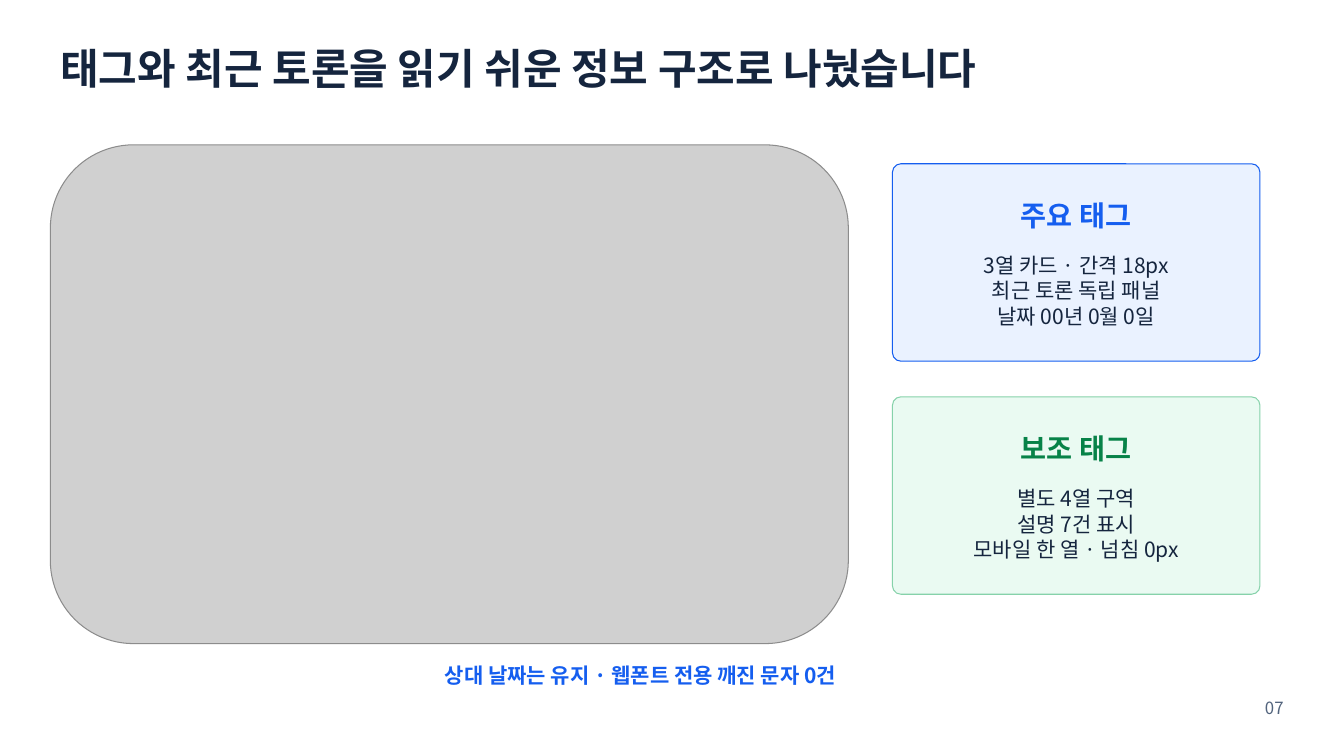
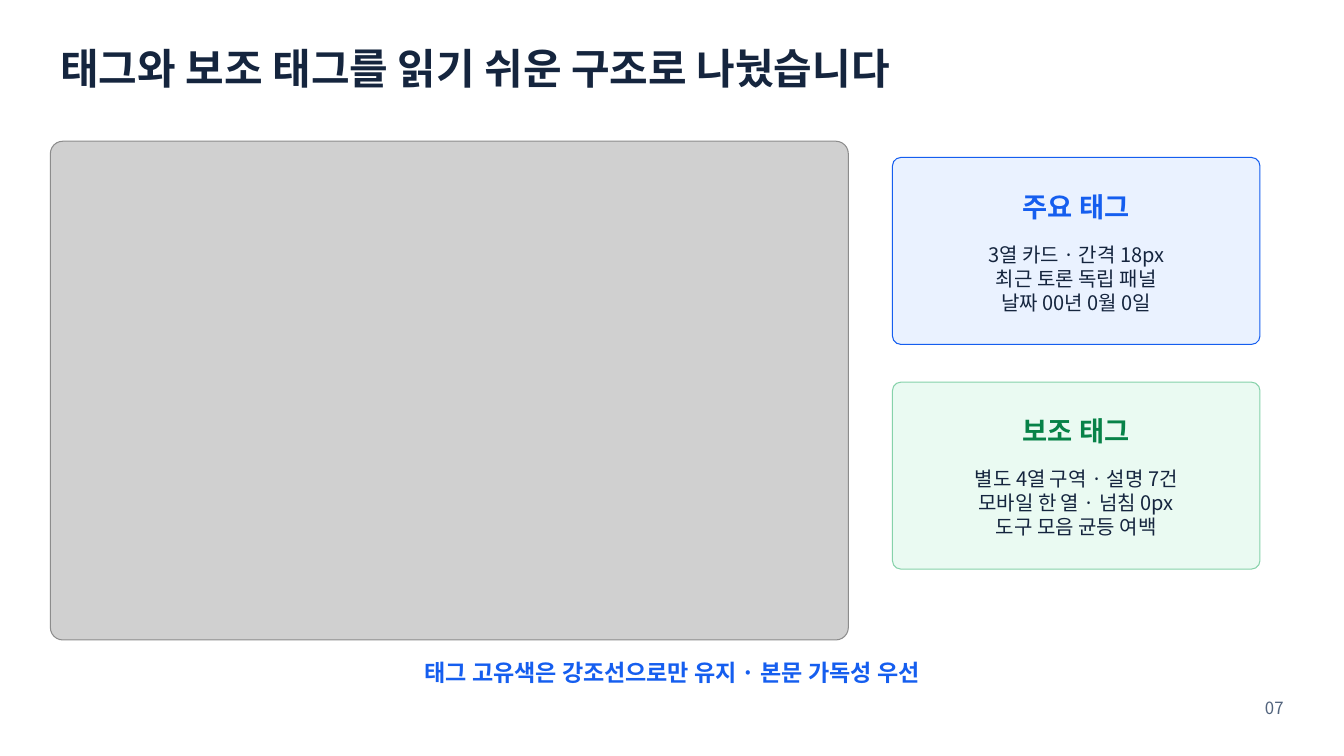
Before and after one commit to ablecloud-team/ablestack-techflow, a slide deck: slide 7 of output/presentation/techflow-community-ui-modernization.pptx. Drawn at 1344x756 pixels with LibreOffice and Linux fonts; fonts in the diff are those of the drawing; grey boxes stand for pictures. Boxes give left, top, right and bottom in pixels: in the first picture for what was removed or moved away, otherwise in the second. Text is boxed around its words. In the diff, an @@ line names an element or a change of style, - is before the commit and + after.

```diff
--- a/output/presentation/techflow-community-ui-modernization.pptx
+++ b/output/presentation/techflow-community-ui-modernization.pptx
@@ text at [60,48,890,88]: text changed @@
-태그와 최근 토론을 읽기 쉬운 정보 구조로 나눴습니다
+태그와 보조 태그를 읽기 쉬운 구조로 나눴습니다
@@ picture: place and size @@
-picture at [50,145,849,644]
+picture at [50,141,849,640]
@@ rounded rectangle: place and size @@
-rounded rectangle at [892,163,1260,361]
+rounded rectangle at [892,157,1260,344]
@@ rounded rectangle at [892,157,1260,344]: proportions changed @@
@@ text "주요 태그": place and size @@
-text "주요 태그" at [1021,202,1131,229]
+text "주요 태그" at [1023,194,1129,220]
@@ text "주요 태그" at [1023,194,1129,220]: size 20.2 to 19.5 pt @@
@@ text "3열 카드 · 간격 18px": place and size @@
-text "3열 카드 · 간격 18px" at [984,255,1168,326]
+text "3열 카드 · 간격 18px" at [988,245,1164,312]
@@ text "3열 카드 · 간격 18px" at [988,245,1164,312]: size 15 to 14.2 pt @@
@@ rounded rectangle at [892,382,1260,569]: proportions changed @@
@@ rounded rectangle: place and size @@
-rounded rectangle at [892,397,1260,595]
+rounded rectangle at [892,382,1260,569]
@@ text "보조 태그" at [1023,418,1129,444]: size 20.2 to 19.5 pt @@
@@ text "보조 태그": place and size @@
-text "보조 태그" at [1021,435,1131,462]
+text "보조 태그" at [1023,418,1129,444]
@@ text "별도 4열 구역 · 설명 ...": place and size @@
-text "별도 4열 구역 · 설명 ..." at [974,488,1179,562]
+text "별도 4열 구역 · 설명 ..." at [975,469,1178,536]
@@ text at [975,469,1178,488]: text changed; size 15 to 14.2 pt @@
-별도 4열 구역
-설명 7건 표시
+별도 4열 구역 · 설명 7건
@@ text at [979,493,1174,515]: size 15 to 14.2 pt in "모바일 한 열 · 넘침 0px" @@
@@ text at [996,514,1157,536]: paragraph added @@
+도구 모음 균등 여백
@@ text at [425,661,919,683]: text changed; size 15 to 16.5 pt @@
-상대 날짜는 유지 · 웹폰트 전용 깨진 문자 0건
+태그 고유색은 강조선으로만 유지 · 본문 가독성 우선
```
Also in this commit, not shown: 4 other slides changed, 1 slide added, 1 slide removed, 13 other files.
